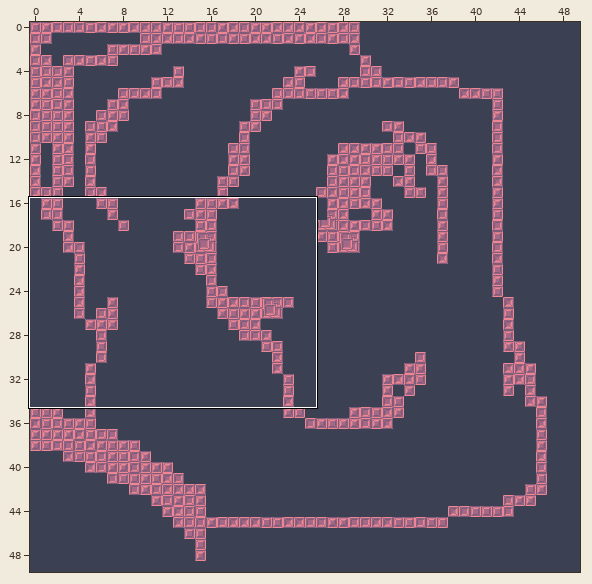
Tiled map: assets/maps/map.tmx. The picture above shows the old version from afar; the outline marks the close-up.
Close-up. Old version:
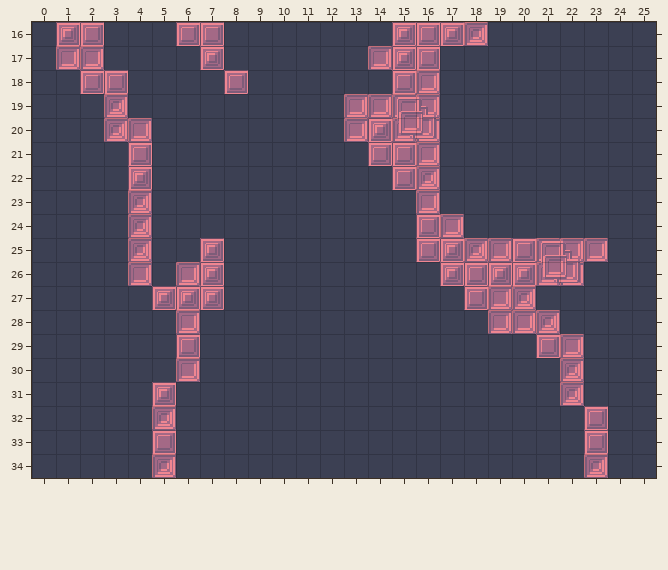
Cells are 16x16 px. Shown: x 0..25, y 16..34. The commit also changed other parts of the map, which this record leaves out.
The same view after the edit:
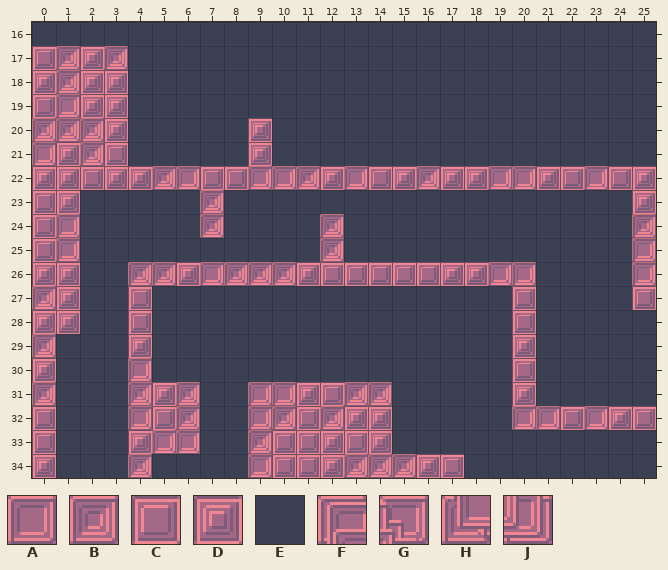
Key: from "tiles": A 1, B 2, C 3, D 4, E 10, F 11, G 12, H 21, J 22.
_ is an empty cell, . an unchanged one.
Change:
--- layer "Tile Layer 1"
@@ x 0..25 @@
-16 .DC...CC.......DCDB.......
-17 EAAE...D......ADC.........
-18 EECC....C......CA.........
-19 EEEB.........AAFG.........
-20 EEEBA....E...ADHJ.........
-21 EEEEC....E....CCA.........
-22 EEEE.EEEEEEEEEEC.EEEEEEEEE
-23 EE..B..E........A........E
-24 EE..B..E....E...CA.......E
-25 EE..B..D....E...CDBACFGA.E
-26 EE..AEADEEEEEEEEE.CDDHJ..E
-27 EE..EDDD..........CAB....E
-28 EE..E.A............AAB....
-29 E...E.C.............ECA...
-30 E...E.A.............E.B...
-31 E...E.E..EEEEEE.....E.B...
-32 E...EBE..EEEEEE.....EEECEE
-33 E...ECE..EEEEEE........C..
-34 E...EB...EEEEEEEEE.....B..
+16 .EE...EE.......EEEE.......
+17 CBDB...E......EEE.........
+18 DBDD....E......EE.........
+19 CADD.........EEEE.........
+20 BBBDE....D...EEEE.........
+21 ADBCE....D....EEE.........
+22 DDCD.BACCAABDACD.DDAADCACD
+23 CD..E..B........E........D
+24 CA..E..B....B...EE.......B
+25 CA..E..E....B...EEEEEEEE.A
+26 DD..BBDABBBDCCCCC.DAAEE..A
+27 BD..CEEE..........EEC....C
+28 DD..C.E............ECE....
+29 B...D.E.............DEE...
+30 D...A.E.............C.E...
+31 B...B.B..AADCBB.....D.E...
+32 C...ACB..ABCBDD.....AACADC
+33 C...DAA..BCCDCD........E..
+34 D...BE...ACCDBBBDC.....E..
Pixel boxes of the changes (left, top, right, bottom) in both close-ups:
changed: (32, 22, 656, 478)
